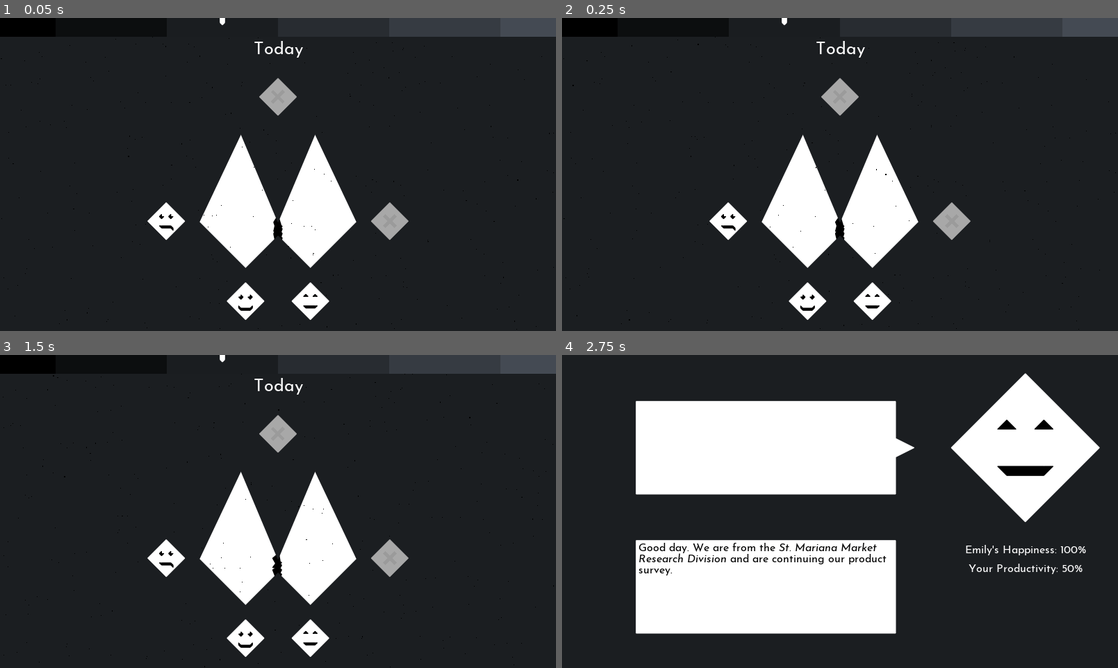
Above: before the commit, frames 1-4 (two rows, left to right).
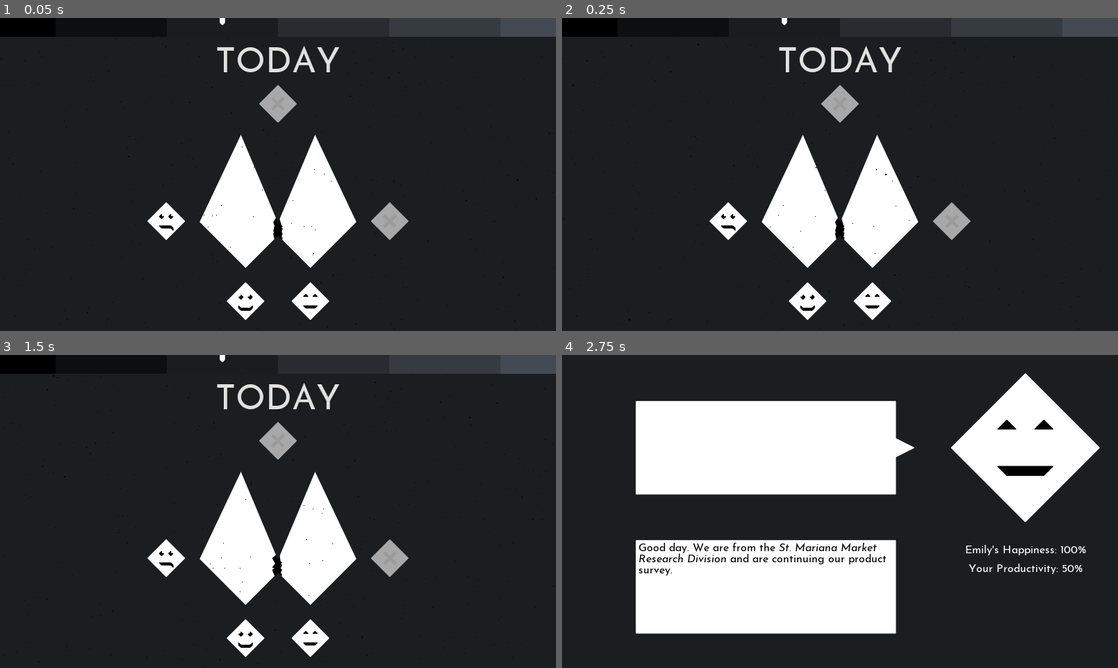
Above: after the commit, the same moments.

Repository: TidB/a-survey-in-a-small-town
Game: Godot game, scene res://start.tscn
The game is run twice, just before and just after one commit, with the same random seed, the same clock (stepped at 60 frames per second) and the same inputs. This scene is started directly instead of the project's main scene.
Inputs (mouse positions are in pixels of both pictures, inside the frame that each line leads up to):
- Up to frame 1 (0.05 s): no input
- Up to frame 2 (0.25 s): no input
- Up to frame 3 (1.5 s): tap Enter at 0.5 s; move the mouse to (278, 433) at 0.52 s; click (278, 433) at 0.67 s; tap Space at 1.25 s; move the mouse to (389, 558) at 1.27 s; click (389, 558) at 1.42 s
- Up to frame 4 (2.75 s): tap Enter at 2 s; move the mouse to (873, 636) at 2.02 s; click (873, 636) at 2.17 s

The runs differ from the first frame. In frame 1, 1.0% of the frame differs, in the area x 39-61%, y 7-34%; in frame 2, 1.0%; in frame 3, 1.0%; in frame 4, nothing differs.

Commit message:
Finished 5 dialogue, Alex lives longer, better time text

Diff:
--- a/Global.gd
+++ b/Global.gd
@@ -30,7 +30,7 @@
 	{
 		'offset': 5,
 		'name': '5 years in the future',
-		'avail': [Person.Emily, Person.Nelly],
+		'avail': [Person.Alex, Person.Emily, Person.Nelly],
 		'rift': ['Medium'],
 		'wind': [2500, -10, 3],
 	},
--- a/assignment.gd
+++ b/assignment.gd
@@ -31,7 +31,6 @@
 	$evaluation.visible = true
 	$evaluation/bg.color = Color.white
 
-
 func _on_Button_input_event(viewport, event, shape_idx):
 	if (event is InputEventMouseButton && event.pressed):
 		Global.evaluation_finished()
--- /dev/null
+++ b/invert.tres
@@ -0,0 +1,11 @@
+[gd_resource type="ShaderMaterial" load_steps=2 format=2]
+
+[sub_resource type="Shader" id=11]
+code = "shader_type canvas_item;
+
+void fragment() {
+	COLOR = vec4(vec3(1, 1, 1) - texture(SCREEN_TEXTURE, SCREEN_UV).rgb, texture(TEXTURE, UV).a);
+}"
+
+[resource]
+shader = SubResource( 11 )
--- a/start.gd
+++ b/start.gd
@@ -17,7 +17,7 @@
 	update_wind(value)
 
 func update_label(value):
-	$Timeline/Label.text = Global.current_config['name']
+	$Timeline/Label.text = Global.current_config['name'].to_upper()
 
 func update_bg(value):
 	$TownCutout.color = Global.get_bg_color()
--- a/start.tscn
+++ b/start.tscn
@@ -6,6 +6,7 @@
 [ext_resource path="res://bg_gradient.tres" type="Texture" id=4]
 [ext_resource path="res://font/Default.tres" type="DynamicFont" id=5]
 [ext_resource path="res://Wobble.shader" type="Shader" id=6]
+[ext_resource path="res://invert.tres" type="Material" id=7]
 
 [sub_resource type="ShaderMaterial" id=1]
 shader = ExtResource( 6 )
@@ -48,7 +49,7 @@
 color = Color( 0, 0, 0, 1 )
 
 [sub_resource type="DynamicFont" id=8]
-size = 60
+size = 120
 font_data = ExtResource( 2 )
 
 [sub_resource type="Shader" id=9]
@@ -63,16 +64,6 @@
 [sub_resource type="ShaderMaterial" id=10]
 shader = SubResource( 9 )
 shader_param/gradient = ExtResource( 4 )
-
-[sub_resource type="Shader" id=11]
-code = "shader_type canvas_item;
-
-void fragment() {
-	COLOR = vec4(vec3(1, 1, 1) - texture(SCREEN_TEXTURE, SCREEN_UV).rgb, texture(TEXTURE, UV).a);
-}"
-
-[sub_resource type="ShaderMaterial" id=12]
-shader = SubResource( 11 )
 
 [node name="Node2D" type="Node2D"]
 script = ExtResource( 3 )
@@ -130,7 +121,7 @@
 [node name="People" type="Node" parent="."]
 
 [node name="Mary" parent="People" instance=ExtResource( 1 )]
-position = Vector2( 960, 272 )
+position = Vector2( 960, 296 )
 
 [node name="Alison" parent="People" instance=ExtResource( 1 )]
 position = Vector2( 1346, 701 )
@@ -158,10 +149,10 @@
 [node name="Timeline" type="Node2D" parent="."]
 
 [node name="Label" type="Label" parent="Timeline"]
-margin_left = 640.0
-margin_top = 80.0
-margin_right = 1280.0
-margin_bottom = 140.0
+material = ExtResource( 7 )
+margin_top = 96.0
+margin_right = 1920.0
+margin_bottom = 216.0
 custom_fonts/font = SubResource( 8 )
 align = 1
 __meta__ = {
@@ -182,7 +173,7 @@
 z_index = 1
 
 [node name="Selection" type="Label" parent="Helper"]
-material = SubResource( 12 )
+material = ExtResource( 7 )
 margin_left = 736.0
 margin_top = 704.0
 margin_right = 1184.0
Not shown, changed: dialogue/alex.txt
Not shown, changed: dialogue/emily.txt
Not shown, changed: dialogue/mary.txt
Not shown, changed: dialogue/nelly.txt
Not shown: 1 places in start.tscn that only renumber resources
